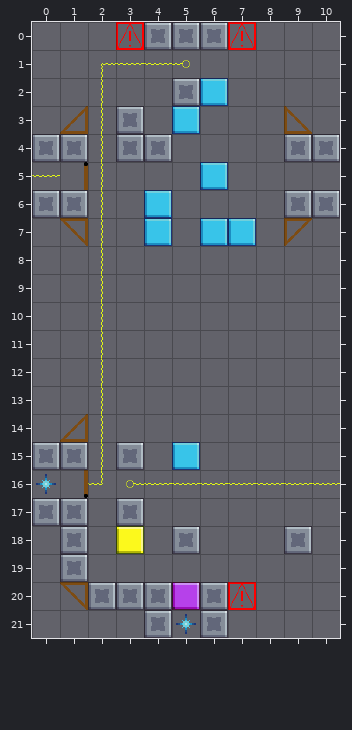
Tiled map (JSON), stored at Assets/Level_Editor/TileMap/Broon_1.tmj. The picture above is the old version.
Cells are 32x32 px. Shown: x 0..10, y 0..21.
New version:
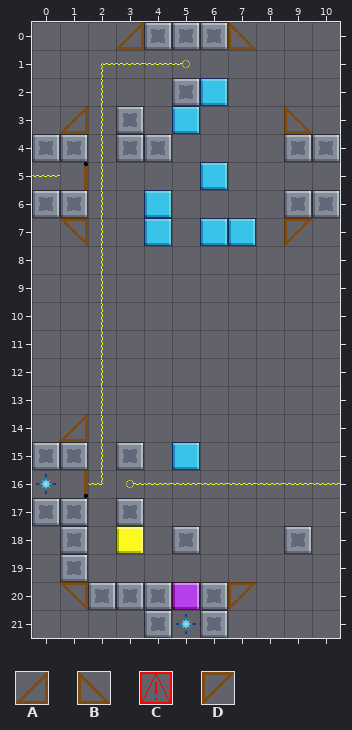
Key: from "tileSet": A 106, B 107, C 108, D 117.
_ is an empty cell.
From old to new:
Layer "Blocks":
Tile C becomes tile A in row 0 at x 3.
Tile C becomes tile B in row 0 at x 7.
Tile C becomes tile D in row 20 at x 7.
